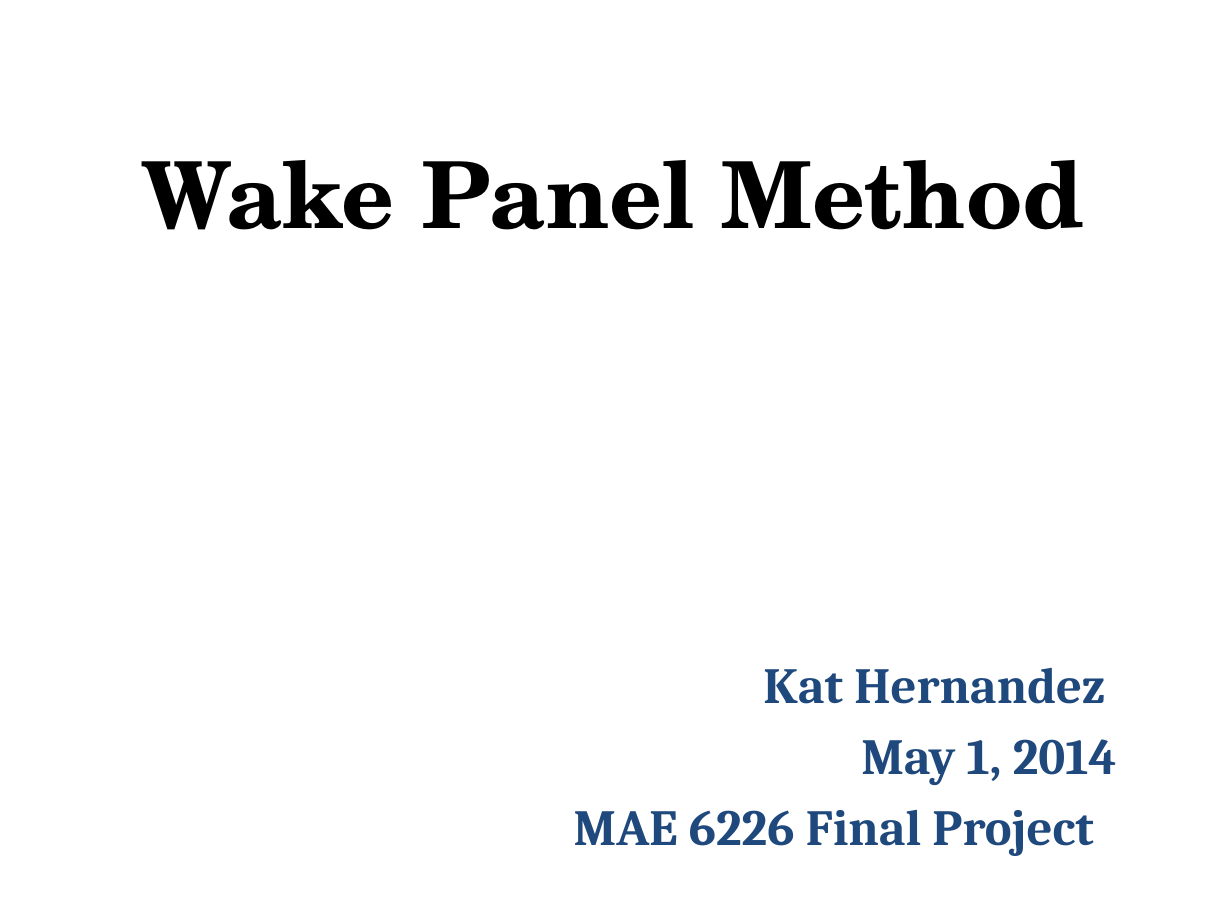
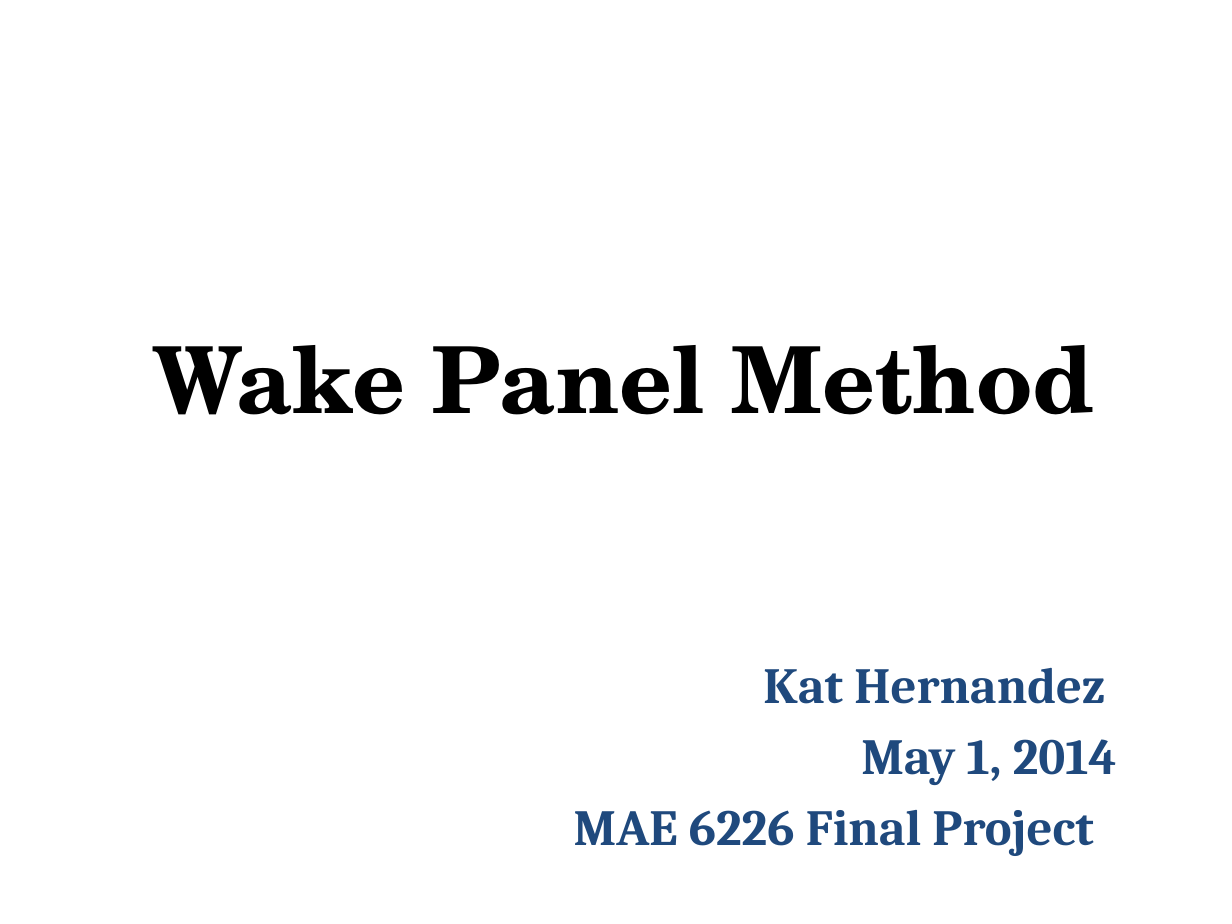
Before and after one commit to kathernandez/AeroHydro, a slide deck: slide 1 of Final Project/Wake Panel Method.pptx. Drawn at 1232x924 pixels with LibreOffice and Linux fonts; fonts in the diff are those of the drawing. Boxes give left, top, right and bottom in pixels: in the first picture for what was removed or moved away, otherwise in the second. Text is boxed around its words. In the diff, an @@ line names an element or a change of style, - is before the commit and + after.

```diff
--- a/Final Project/Wake Panel Method.pptx
+++ b/Final Project/Wake Panel Method.pptx
@@ title "Wake Panel Method": place and size @@
-title "Wake Panel Method" at [142,160,1085,230]
+title "Wake Panel Method" at [152,345,1095,415]
```
Also in this commit, not shown: 6 slides added, 1 slide removed, 2 other files.
